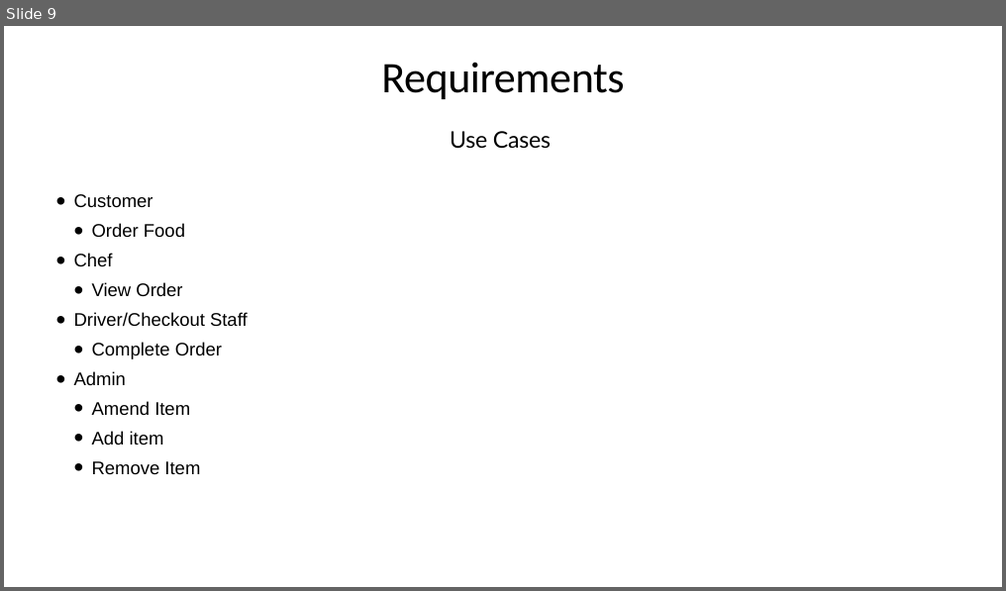
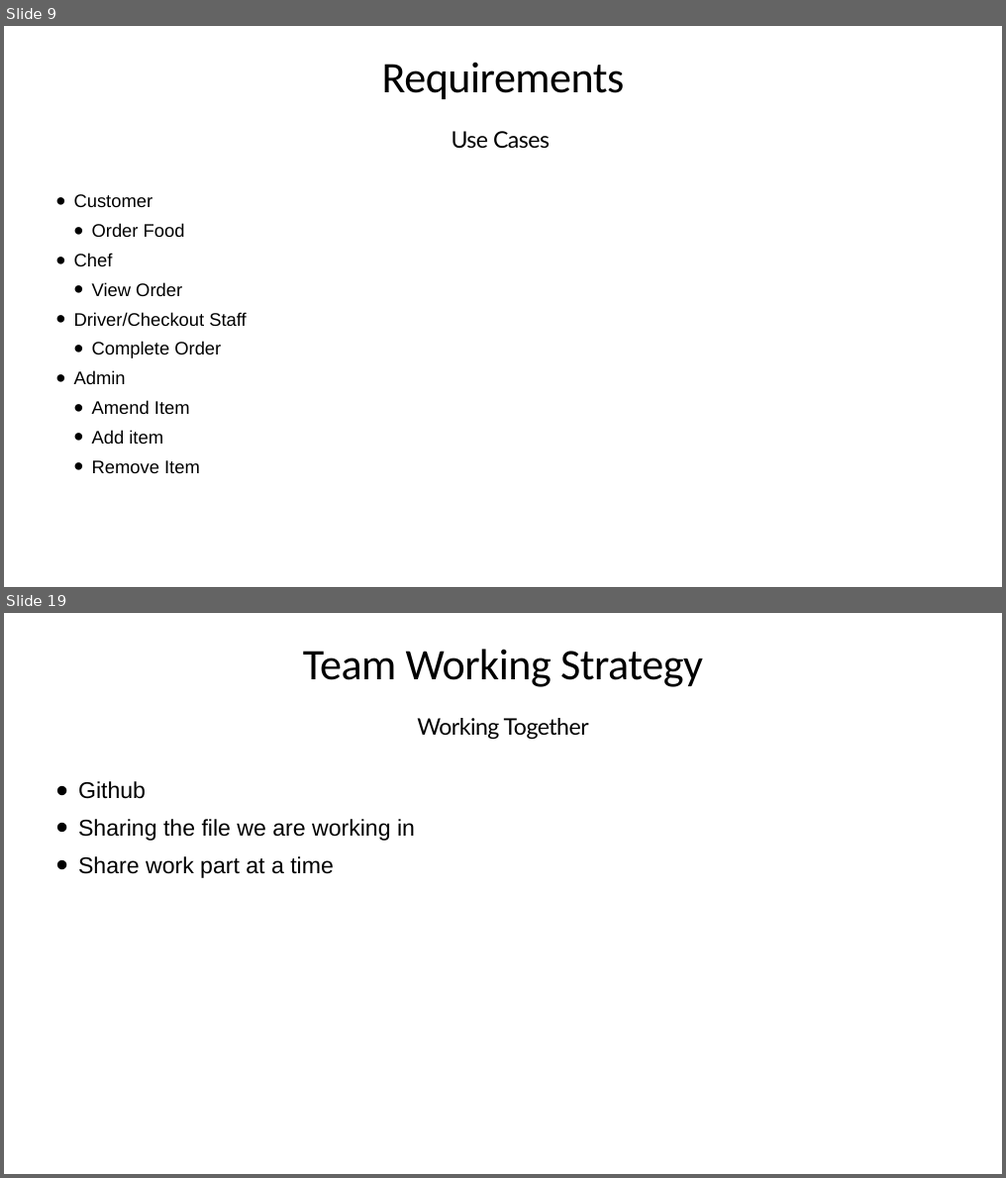
Before and after one commit to henryfallows13/Assesment3-DoghnutOrderSystem, a slide deck: Henry/Ford Order System Preasentation .pptx. Shown one above the other, each under a label of ours: slide 9 before the commit, slides 9 and 19 after it; the slides between them are not shown. The pictures are 1006x591 and 1006x1178 pixels, drawn with LibreOffice and Linux fonts; fonts in the diff are those of the drawing. Boxes give left, top, right and bottom in pixels: in the first picture for what was removed or moved away, otherwise in the second. Text is boxed around its words. In the diff, an @@ line names an element or a change of style, - is before the commit and + after.

```diff
--- a/Henry/Ford Order System Preasentation .pptx
+++ b/Henry/Ford Order System Preasentation .pptx
@@ slide 19 added at (x1=4, y1=613, x2=1002, y2=1174), background #FFFFFF @@
@@ title added at (x1=303, y1=649, x2=703, y2=687), 84 pt, text #000000 @@
+Team Working Strategy
@@ text added at (x1=417, y1=718, x2=589, y2=740), 44 pt, text #000000 @@
+Working Together
@@ text added at (x1=78, y1=781, x2=415, y2=878), 44 pt, text #000000 @@
+• Github
+• Sharing the file we are working in
+• Share work part at a time
@@ slide 9 changed as well @@
@@ text "Use Cases" at (x1=451, y1=131, x2=549, y2=149): letter spacing -0.4 to -1 pt @@
@@ text "Customer" at (x1=74, y1=194, x2=246, y2=473): size 35.2 to 35 pt @@
```
Also in this commit, not shown: 7 other slides changed, 9 other slides added, 2 other files.
